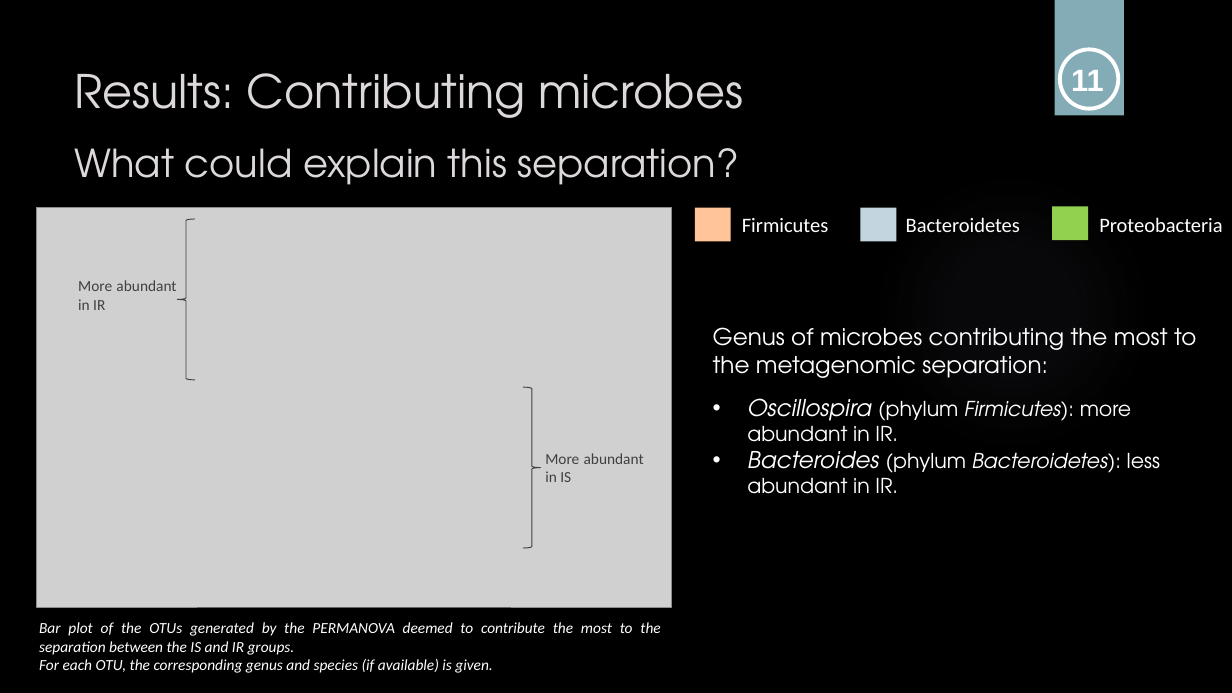
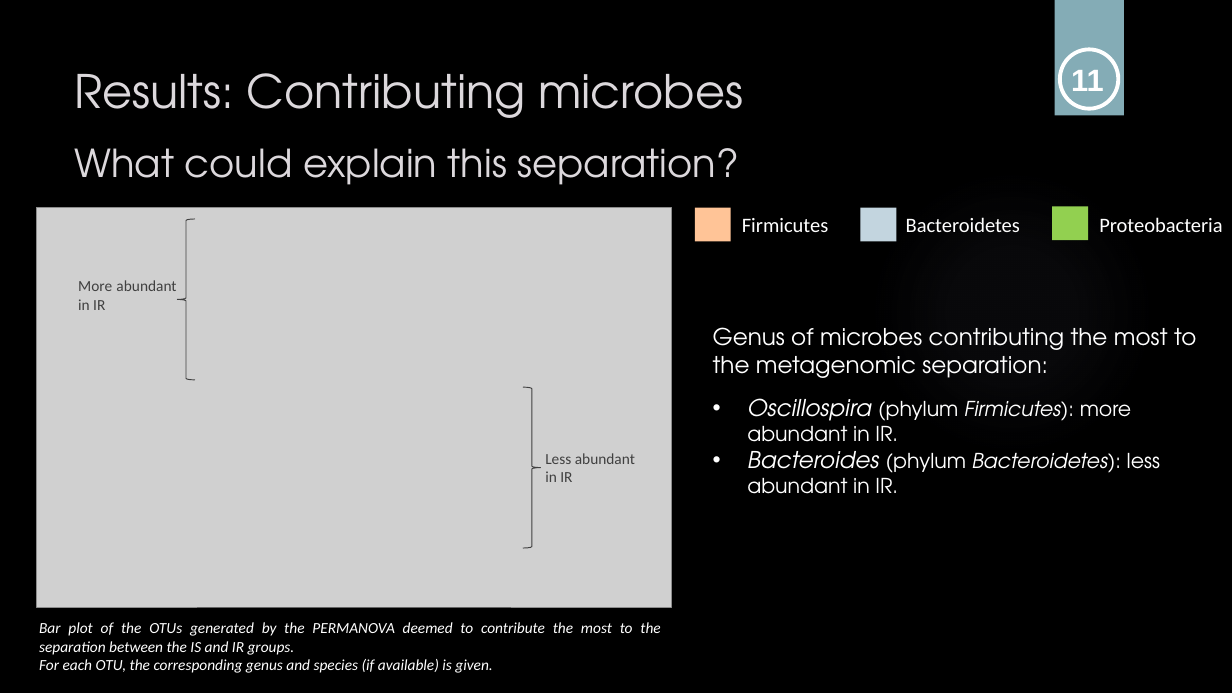
Before and after one commit to sabdeolive/Sabrina_BMS_Bachelor-Internship, a slide deck: slide 11 of Final Presentation.pptx (slide 12 before the commit). Drawn at 1232x693 pixels with LibreOffice and Linux fonts; fonts in the diff are those of the drawing; grey boxes stand for pictures; background and template pictures are left out. Boxes give left, top, right and bottom in pixels: in the first picture for what was removed or moved away, otherwise in the second. Text is boxed around its words. In the diff, an @@ line names an element or a change of style, - is before the commit and + after.

```diff
--- a/Final Presentation.pptx
+++ b/Final Presentation.pptx
@@ text at <box>545,453,635,482</box>: text changed @@
-More abundant in IS
+Less abundant in IR
```
Also in this commit, not shown: 6 other slides changed, 3 slides added, 17 slides removed.
